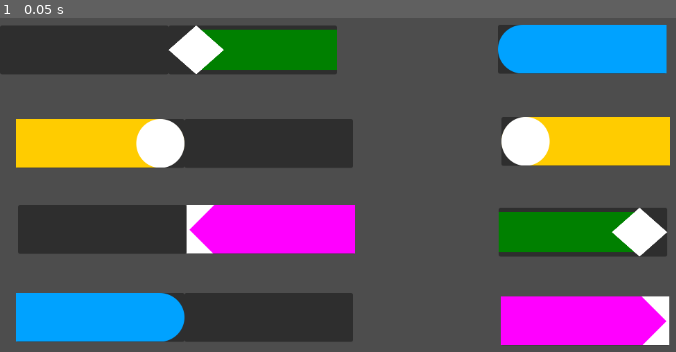
Above: before the commit, frame 1.
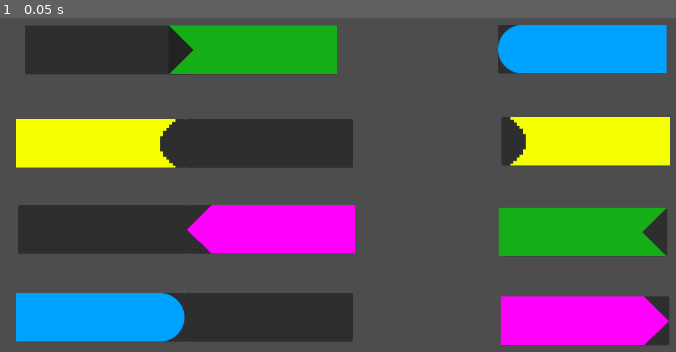
Above: after the commit, the same moment.

Repository: Maxwell-L-hack/Summer_Reading_2026
Game: Godot game, scene res://node_2d.tscn
Two runs of this game, one before a commit and one after it. Both use one fixed random seed, a clock stepped at 60 frames per second and the inputs below.
Inputs:
- Up to frame 1 (0.05 s): no input

The runs differ from the first frame. In frame 1, 15% of the frame differs, in the area x 0-100%, y 2-98%.

Commit message:
updated DNA srpites, except for blue because I didn't want to deal with it

Diff:
--- a/dna/node_2d.tscn
+++ b/dna/node_2d.tscn
@@ -2,9 +2,9 @@
 
 [ext_resource type="PackedScene" uid="uid://ysddcwjgp0jm" path="res://main.tscn" id="1_wtcfe"]
 [ext_resource type="Texture2D" uid="uid://p0nitmq0p1rr" path="res://dna1.png" id="2_0e48y"]
-[ext_resource type="Texture2D" uid="uid://da884b3wn6t61" path="res://dna3.png" id="3_q6r6c"]
-[ext_resource type="Texture2D" uid="uid://b8gf8witp2ukx" path="res://dna2.png" id="4_kdubu"]
-[ext_resource type="Texture2D" uid="uid://dl0jjjyvk8rdy" path="res://dna4.png" id="5_d21ai"]
+[ext_resource type="Texture2D" uid="uid://e58i1428lj1u" path="res://dna-green.png" id="3_kdubu"]
+[ext_resource type="Texture2D" uid="uid://bsolt3ydbfptm" path="res://dna-yellow.png" id="4_kdubu"]
+[ext_resource type="Texture2D" uid="uid://bimnobeyi6n31" path="res://dna-pink.png" id="5_kdubu"]
 [ext_resource type="PackedScene" uid="uid://swplkwk8ry8t" path="res://transparent_drop_zone.tscn" id="6_kdubu"]
 
 [node name="Node2D" type="Node2D" unique_id=400444941]
@@ -22,7 +22,7 @@
 offset_top = 333.0
 offset_right = 962.0
 offset_bottom = 403.5
-texture = ExtResource("3_q6r6c")
+texture = ExtResource("3_kdubu")
 
 [node name="TextureRect3" parent="." unique_id=1461985476 instance=ExtResource("1_wtcfe")]
 offset_left = 723.0
@@ -37,11 +37,12 @@
 offset_top = 461.0
 offset_right = 965.0
 offset_bottom = 531.5
-texture = ExtResource("5_d21ai")
+texture = ExtResource("5_kdubu")
 
 [node name="TextureRect5" parent="." unique_id=165392487 instance=ExtResource("1_wtcfe")]
+offset_left = 36.0
 offset_top = 70.0
-offset_right = 243.0
+offset_right = 279.0
 offset_bottom = 140.5
 
 [node name="TextureRect6" parent="." unique_id=725121228 instance=ExtResource("1_wtcfe")]
@@ -69,7 +70,7 @@
 offset_top = 70.0
 offset_right = 486.0
 offset_bottom = 140.5
-texture = ExtResource("3_q6r6c")
+texture = ExtResource("3_kdubu")
 flip_h = true
 
 [node name="TextureRect10" parent="." unique_id=1290798520 instance=ExtResource("1_wtcfe")]
@@ -84,7 +85,7 @@
 offset_top = 329.0
 offset_right = 512.0
 offset_bottom = 399.5
-texture = ExtResource("5_d21ai")
+texture = ExtResource("5_kdubu")
 flip_h = true
 
 [node name="TextureRect12" parent="." unique_id=258323310 instance=ExtResource("1_wtcfe")]
Binary file added: dna/dna-green.png
Not shown, added: dna/dna-green.png.import
Binary file added: dna/dna-pink.png
Not shown, added: dna/dna-pink.png.import
Binary file added: dna/dna-yellow.png
Not shown, added: dna/dna-yellow.png.import
Not shown, added: dna/dna-green.pxo
Not shown, added: dna/dna-pink.pxo
Not shown, added: dna/dna-yellow.pxo
